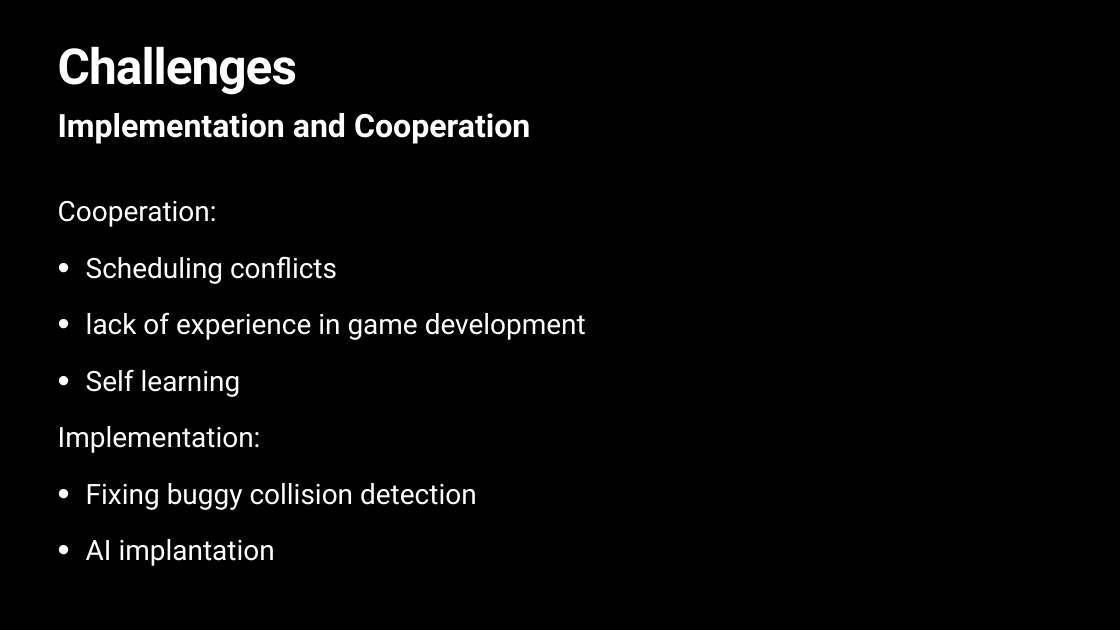
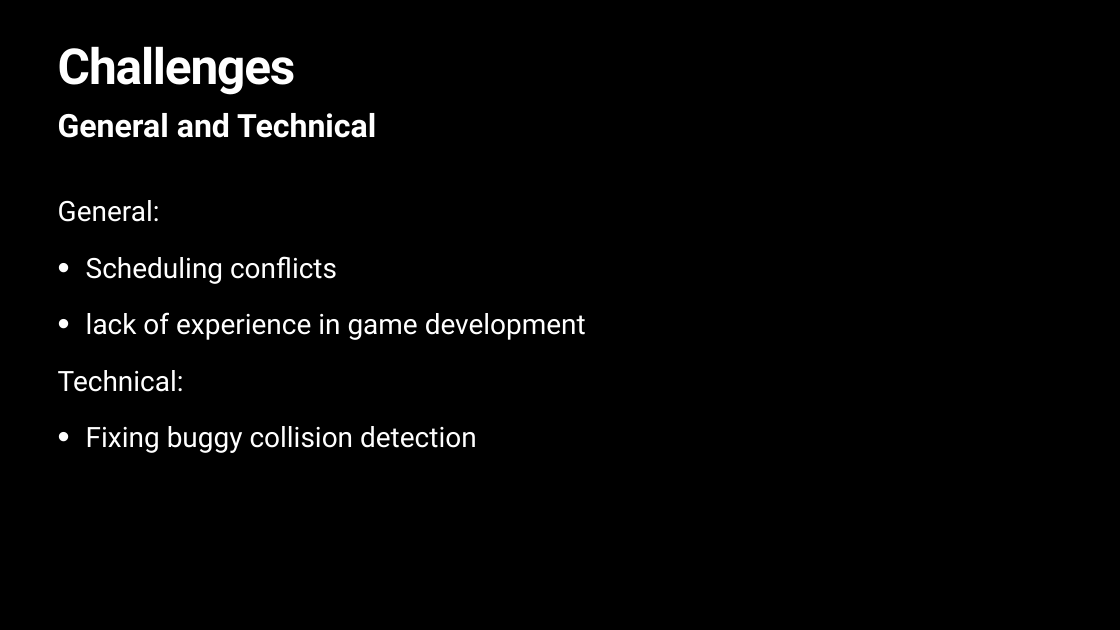
Before and after one commit to xzh1106/CMPT276, a slide deck: slide 10 of Documents/presentation.pptx. Drawn at 1120x630 pixels with LibreOffice and Linux fonts; fonts in the diff are those of the drawing. Boxes give left, top, right and bottom in pixels: in the first picture for what was removed or moved away, otherwise in the second. Text is boxed around its words. In the diff, an @@ line names an element or a change of style, - is before the commit and + after.

```diff
--- a/Documents/presentation.pptx
+++ b/Documents/presentation.pptx
@@ title "Challenges" at [58,46,296,95]: letter spacing -1.7 to -2 pt @@
@@ text at [58,113,376,138]: text changed @@
-Implementation and Cooperation
+General and Technical
@@ text at [58,200,160,222]: text changed @@
-Cooperation:
+General:
@@ text at [58,370,184,392]: text changed @@
-• Self learning
-Implementation:
+Technical:
@@ text at [86,539,275,566]: paragraph removed @@
-• AI implantation
```
Also in this commit, not shown: 9 other slides changed, 2 slides added, 2 slides removed.
